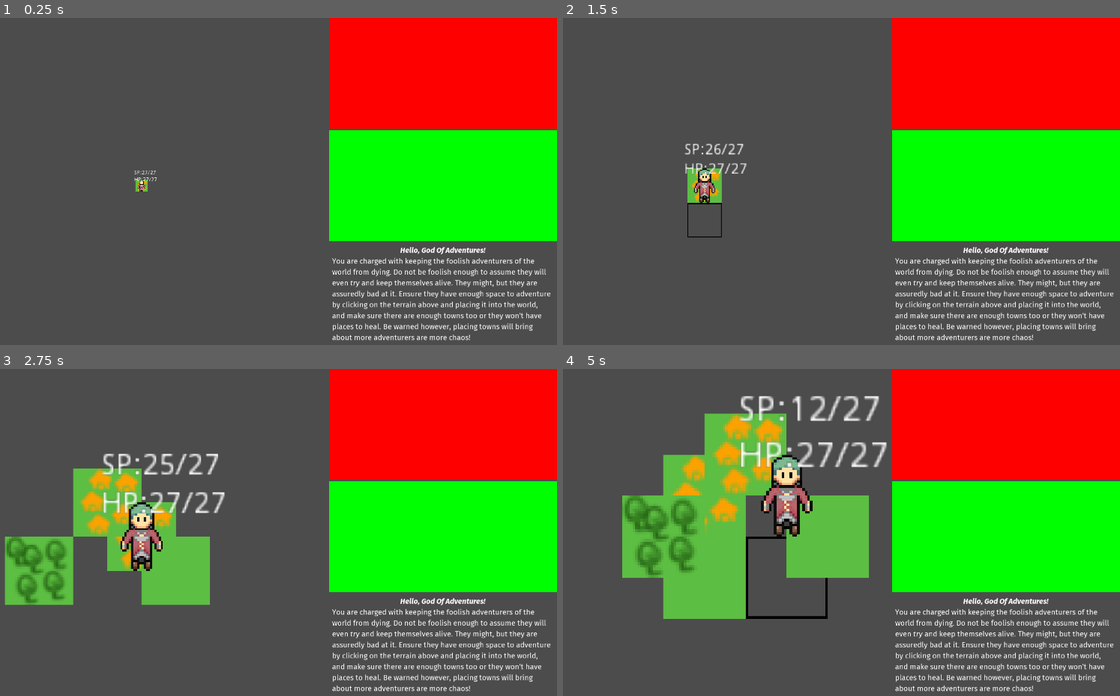
Above: before the commit, frames 1-4 (two rows, left to right).
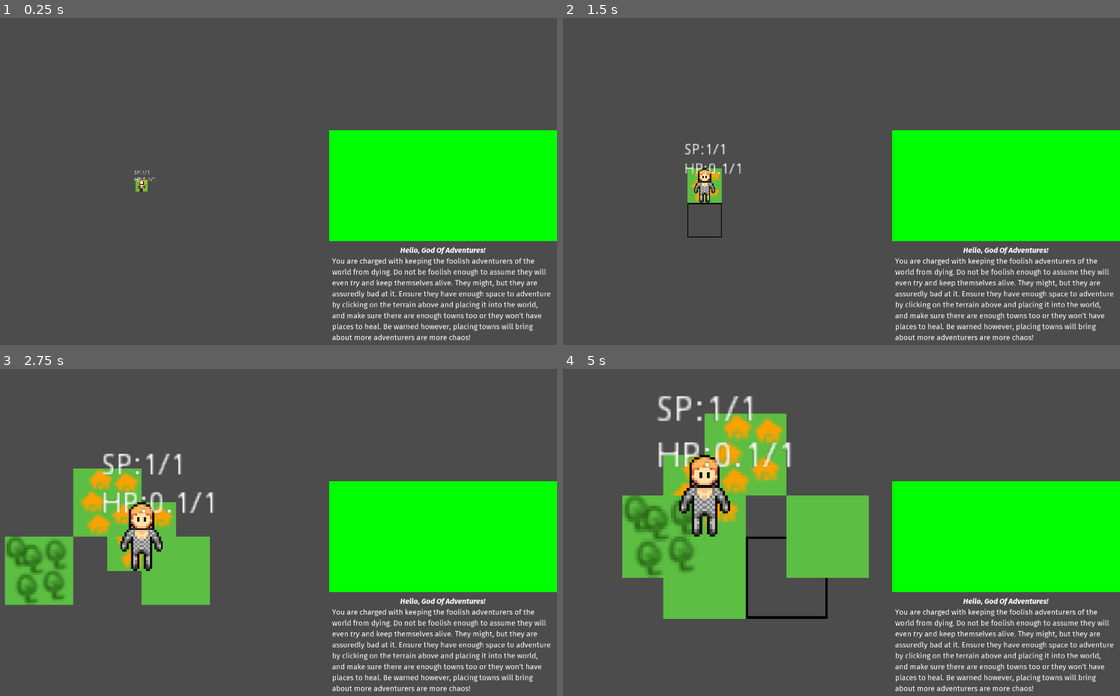
Above: after the commit, the same moments.

Repository: LLBlumire/ldjam46
Game: Godot game, scene res://src/OverviewUI/OverviewUI.tscn
Same seed, same stepped clock (60 frames per second), same inputs: the game is played once before the commit and once after it.
Inputs (mouse positions are in pixels of both pictures, inside the frame that each line leads up to):
- Up to frame 1 (0.25 s): no input
- Up to frame 2 (1.5 s): move the mouse to (1008, 299) at 0.52 s; tap Space (ui_select) at 0.77 s; move the mouse to (702, 204) at 1.27 s
- Up to frame 3 (2.75 s): tap Space (ui_select) at 1.52 s; click (116, 512) at 2 s
- Up to frame 4 (5 s): click (741, 571) at 2.75 s; move the mouse to (880, 463) at 3.52 s; move the mouse to (791, 604) at 4.27 s; tap Space (ui_select) at 4.52 s

The runs differ from the first frame. In frame 1, 14% of the frame differs, in the area x 24-100%, y 0-54%; in frame 2, 14%; in frame 3, 15%; in frame 4, 19%, in the area x 16-100%, y 0-52%.

Commit message:
skeleton for search for town (nonfunctional at this point)

Diff:
--- a/src/Adventurers/Adventurers.gd
+++ b/src/Adventurers/Adventurers.gd
@@ -10,6 +10,8 @@
 var world_map : WorldMap
 var satisfaction_timer : Timer
 var exploration_timer : Timer
+var turn_timer : Timer
+var visited_map : TileMap
 
 var skeleton : Sprite
 var costume : Sprite
@@ -37,16 +39,18 @@
 	satisfaction_bar = get_node("VBoxContainer/SatisfactionBar")
 	satisfaction_timer = get_node("SatisfactionDecay")
 	exploration_timer = get_node("ExplorationTimer")
+	visited_map = get_node("VisitedMap")
 	skeleton = get_node("AdventurerSkeleton")
 	costume = get_node("AdventurerCostume")
 	hair = get_node("AdventurerHair")
 	world_node = get_node("..")
 	world_map = world_node.world_map
-
+	turn_timer = world_node.turn_timer
+	turn_timer.connect("timeout",self,"_on_TurnTimer_timeout")
 	rng.randomize()
-	Health = 20 + gen_stat()
-	CurrentHealth = Health
-	Satisfaction = 20 + gen_stat()
+	Health = 1
+	CurrentHealth = 0.1
+	Satisfaction = 1
 	current_satisfaction = Satisfaction
 	Sex = rng.randi_range(0,1) # 0 = male, 1 = female
 	Strenght = gen_stat()
@@ -74,6 +78,12 @@
 
 func update_pos():
 	position = world_node.world_map.map_to_world(Pos) + Vector2(16,16)
+
+
+func move_to(var Position : Vector2):
+	Pos = Position
+	visited_map.set_cellv(Position,1)
+	update_pos()
 
 
 func death():
@@ -172,37 +182,66 @@
 #func _process(delta):
 
 func have_adventure(var terrain : int):
-	visible = false
-	exploration_timer.stop()
-	satisfaction_timer.stop()
-	yield(get_tree().create_timer(5.0), "timeout")
-	visible = true
-	CurrentHealth -= 10
-	current_satisfaction = Satisfaction
-	exploration_timer.start()
-	satisfaction_timer.start()
-	update_stats()
-
-
-
-func _on_SatisfactionDecay_timeout():
-	current_satisfaction -= 1
-	update_stats()
-
-
-func _on_ExplorationTimer_timeout():
-	var random = rng.randi_range(1,4)
-	if random == 1: #move east
-		Pos = Pos + Vector2(1,0)
-	elif random == 2: #move south
-		Pos = Pos + Vector2(0,1)
-	elif random == 3: #move west
-		Pos = Pos + Vector2(-1,0)
-	elif random == 4: #move north
-		Pos = Pos + Vector2(0,-1)
-	update_pos()
-	if world_map.world_tile_map.get_cellv(Pos) == -1:
-		current_satisfaction -= 10
-		update_stats()
-	else :
+	visited_map.set_cellv(Pos,1)
+	CurrentHealth -= 0.1
+	current_satisfaction += 0.1
+
+func _on_TurnTimer_timeout():
+	if visited_map.get_cellv(Pos) == -1:
 		have_adventure(world_map.world_tile_map.get_cellv(Pos))
+		return
+	elif world_map.world_tile_map.get_cellv(Pos) == 0 && CurrentHealth < Health: #is on town
+		CurrentHealth = min(CurrentHealth + 0.5,Health)
+		return
+	elif CurrentHealth <= 0.2 :
+		var town = find_closest_town()
+		var direction = town - Pos
+		if direction.x != 0:
+			move_to(Pos + Vector2(sign(direction.x),0))
+		elif direction.y != 0:
+			move_to(Pos + Vector2(0, sign(direction.y)))
+		pass #find and move towards closest unexplored tile
+
+
+func find_closest_town():
+	var Queue : Array = []
+	var visited : Array = []
+	var current : Vector2
+	Queue.push_back(Pos)
+	visited.push_back(Pos)
+	while Queue.empty() == false:
+		current = Queue.pop_front()
+		if world_map.world_tile_map.get_cellv(current) == 0: #is town
+			return current
+
+		var dir = [current + Vector2(1,0),
+		current + Vector2(0,1),
+		current + Vector2(-1,0),
+		current + Vector2(0,-1)]
+		for i in dir:
+			if !visited.has(i):
+				visited.push_back(i)
+				Queue.push_back(i)
+
+
+#func _on_SatisfactionDecay_timeout():
+#	current_satisfaction -= 1
+#	update_stats()
+#
+#
+#func _on_ExplorationTimer_timeout():
+#	var random = rng.randi_range(1,4)
+#	if random == 1: #move east
+#		Pos = Pos + Vector2(1,0)
+#	elif random == 2: #move south
+#		Pos = Pos + Vector2(0,1)
+#	elif random == 3: #move west
+#		Pos = Pos + Vector2(-1,0)
+#	elif random == 4: #move north
+#		Pos = Pos + Vector2(0,-1)
+#	update_pos()
+#	if world_map.world_tile_map.get_cellv(Pos) == -1:
+#		current_satisfaction -= 10
+#		update_stats()
+#	else :
+#		have_adventure(world_map.world_tile_map.get_cellv(Pos))
--- a/src/Adventurers/Adventurers.tscn
+++ b/src/Adventurers/Adventurers.tscn
@@ -19,6 +19,9 @@
 resource_local_to_scene = true
 atlas = ExtResource( 4 )
 region = Rect2( 0, 0, 24, 32 )
+
+[sub_resource type="TileSet" id=4]
+resource_local_to_scene = true
 
 [node name="Adventurers" type="Node2D"]
 position = Vector2( 20, 20 )
@@ -61,10 +64,12 @@
 }
 
 [node name="SatisfactionDecay" type="Timer" parent="."]
-autostart = true
 
 [node name="ExplorationTimer" type="Timer" parent="."]
 wait_time = 3.0
-autostart = true
+
+[node name="VisitedMap" type="TileMap" parent="."]
+tile_set = SubResource( 4 )
+format = 1
 [connection signal="timeout" from="SatisfactionDecay" to="." method="_on_SatisfactionDecay_timeout"]
 [connection signal="timeout" from="ExplorationTimer" to="." method="_on_ExplorationTimer_timeout"]
--- a/src/OverviewUI/OverviewUI.tscn
+++ b/src/OverviewUI/OverviewUI.tscn
@@ -75,12 +75,12 @@
 margin_bottom = 1076.0
 size_flags_horizontal = 3
 
-[node name="ColorRect" type="ColorRect" parent="SplitScreen/VBoxContainer"]
+[node name="ColorRect" type="GridContainer" parent="SplitScreen/VBoxContainer"]
 margin_right = 730.0
 margin_bottom = 356.0
 size_flags_horizontal = 3
 size_flags_vertical = 3
-color = Color( 1, 0, 0, 1 )
+columns = 2
 
 [node name="ColorRect2" type="ColorRect" parent="SplitScreen/VBoxContainer"]
 margin_top = 360.0
--- a/src/World/World.gd
+++ b/src/World/World.gd
@@ -3,9 +3,11 @@
 
 var world_map : WorldMap
 var adventurer_scene
+var turn_timer
 
 func _ready():
 	world_map = get_node("WorldMap")
+	turn_timer = get_node("TurnTimer")
 	print("HEllo, World")
 	print(world_map.world_tile_map.map_to_world(Vector2(3, -1)))
 
--- a/src/World/World.tscn
+++ b/src/World/World.tscn
@@ -7,3 +7,7 @@
 script = ExtResource( 1 )
 
 [node name="WorldMap" parent="." instance=ExtResource( 3 )]
+
+[node name="TurnTimer" type="Timer" parent="."]
+wait_time = 2.0
+autostart = true
Not shown: 1 places in src/Adventurers/Adventurers.tscn that only renumber resources
